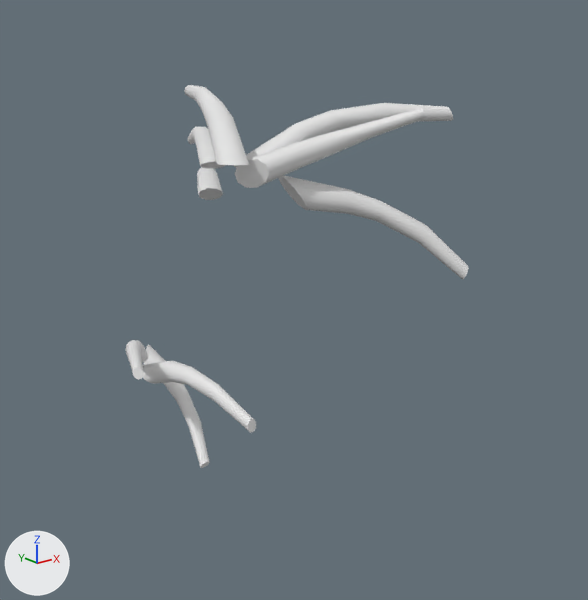
The FBX model PrototypeGP2/Assets/Art assets/WolfV.2/Idle/Bones.fbx as it was, and as the next commit left it.
One viewpoint serves both versions: a 50 mm lens placed at (-2.01, -3.22, 2.2), pointed at (0.09, -0.6, 1.15). Every picture has the same lights, and +X, +Y and +Z are marked at lower left. The picture after the commit comes second. Where no turn or scale is listed for an object, it has been applied to the vertices.
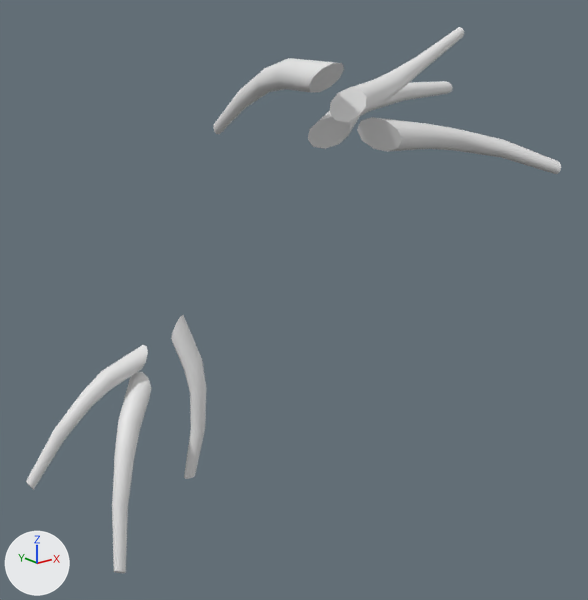
The change in detail:
Object 'Cylinder.027' (ob_cylinder_027) is deleted.
Object 'Cylinder.025' (ob_cylinder_025) turns from (37, 0, -19) to (0, 0, 0) degrees about x, y and z.
Object 'Cylinder.025' (ob_cylinder_025) moves from (-0.188, -0.568, 1.752) to (0.0, -0.904, 2.083).
Object 'Cylinder.018' (ob_cylinder_018) turns from (-30, 51, 43) to (0, 0, 0) degrees about x, y and z.
Object 'Cylinder.018' (ob_cylinder_018) moves from (-0.535, -0.351, 0.959) to (-0.689, -0.664, 1.089).
Object 'Cylinder.024' (ob_cylinder_024) turns from (37, 0, -29) to (0, 0, 0) degrees about x, y and z.
Object 'Cylinder.024' (ob_cylinder_024) moves from (0.047, -0.399, 1.7) to (0.185, -0.712, 1.86).
Object 'Cylinder.019' (ob_cylinder_019) turns from (37, 0, -29) to (0, 0, 0) degrees about x, y and z.
Object 'Cylinder.019' (ob_cylinder_019) moves from (-0.086, -0.551, 1.704) to (0.141, -0.869, 1.981).
Object 'Cylinder.023' (ob_cylinder_023) turns from (37, 0, -29) to (0, 0, 0) degrees about x, y and z.
Object 'Cylinder.023' (ob_cylinder_023) moves from (0.104, -0.562, 1.609) to (0.314, -0.86, 1.856).
Object 'Cylinder.016' (ob_cylinder_016) turns from (-30, 51, 43) to (0, 0, 0) degrees about x, y and z.
Object 'Cylinder.016' (ob_cylinder_016) moves from (-0.541, -0.451, 0.919) to (-0.706, -0.683, 0.984).
Object 'Cylinder.017' (ob_cylinder_017) turns from (-30, 51, 43) to (0, 0, 0) degrees about x, y and z.
Object 'Cylinder.017' (ob_cylinder_017) moves from (-0.426, -0.219, 0.904) to (-0.54, -0.692, 1.183).
Object 'Cylinder.026' (ob_cylinder_026) is deleted.

Boxes [x1, y1, x2, y2] around the edits, measured in the pictures (588 x 600 px):
'Cylinder.023', moved, turned
    before: [279, 176, 469, 279]
    after: [357, 117, 561, 174]
'Cylinder.019', moved, turned
    before: [235, 108, 425, 188]
    after: [330, 27, 464, 122]
'Cylinder.016', moved, turned
    before: [143, 361, 256, 433]
    after: [112, 372, 151, 573]
'Cylinder.025', moved, turned
    before: [184, 85, 249, 165]
    after: [213, 58, 344, 134]
'Cylinder.024', moved, turned
    before: [234, 103, 453, 168]
    after: [308, 81, 453, 149]
'Cylinder.017', moved, turned
    before: [144, 345, 210, 468]
    after: [171, 315, 206, 479]
'Cylinder.018', moved, turned
    before: [126, 340, 148, 380]
    after: [26, 345, 148, 489]
'Cylinder.026', deleted
    before: [188, 127, 226, 169]
'Cylinder.027', deleted
    before: [197, 168, 223, 200]
